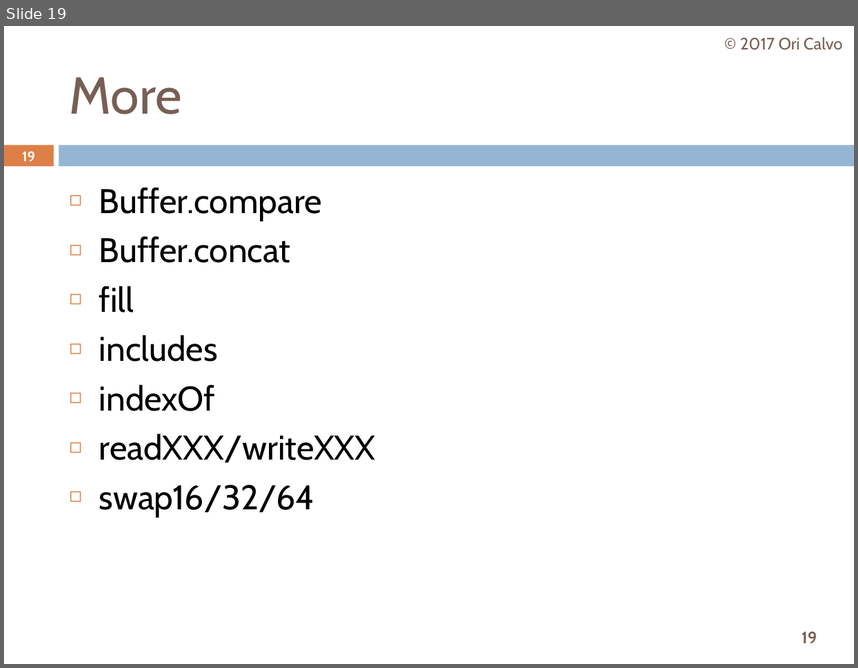
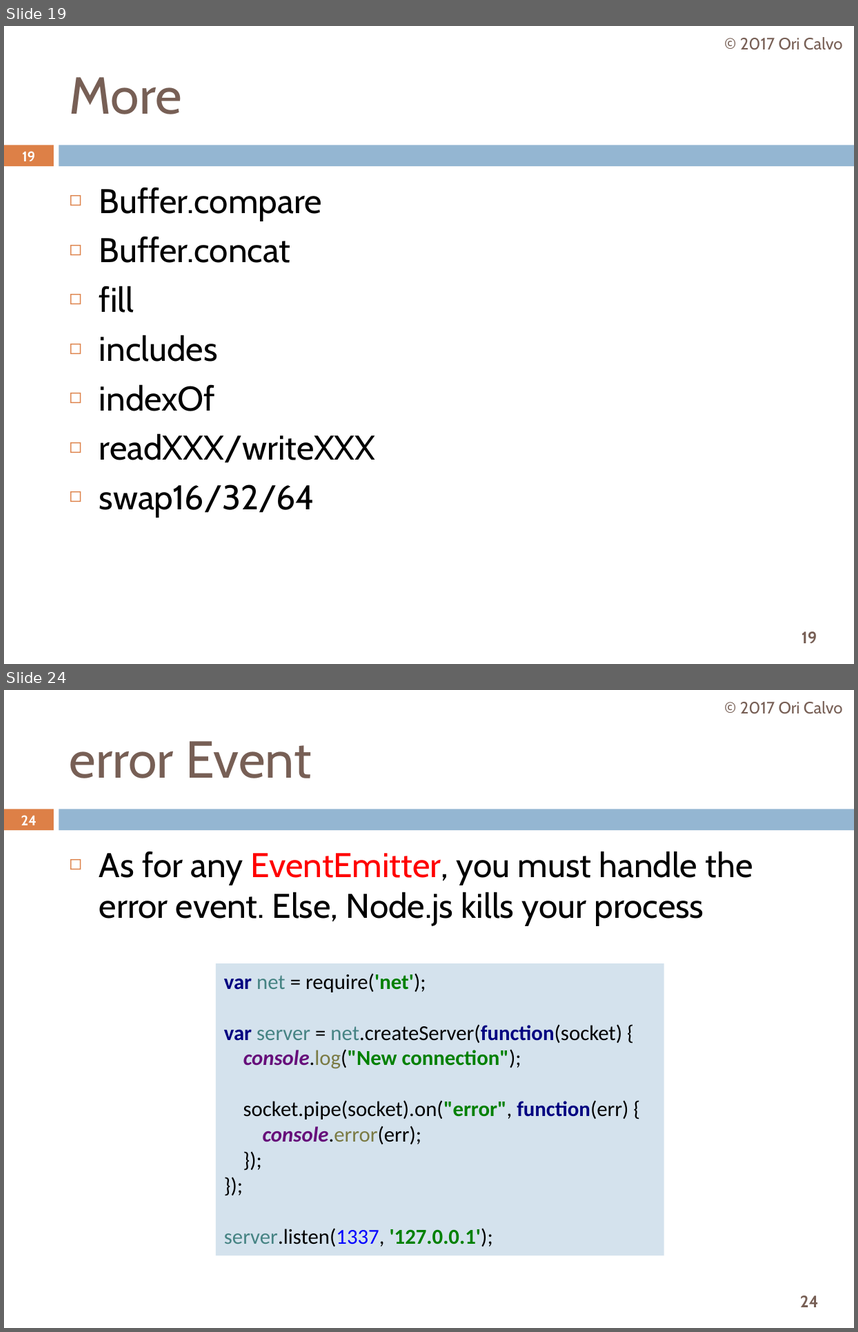
Before and after one commit to oricalvo/course-nodejs, a slide deck: PPTs/05 Core Modules.pptx. Shown one above the other, each under a label of ours: slide 19 before the commit, slides 19 and 24 after it; the slides between them are not shown. The pictures are 858x668 and 858x1332 pixels, drawn with LibreOffice and Linux fonts; fonts in the diff are those of the drawing. Boxes give left, top, right and bottom in pixels: in the first picture for what was removed or moved away, otherwise in the second. Text is boxed around its words. In the diff, an @@ line names an element or a change of style, - is before the commit and + after.

```diff
--- a/PPTs/05 Core Modules.pptx
+++ b/PPTs/05 Core Modules.pptx
@@ slide 24 added at [4, 690, 854, 1328], background #FFFFFF; not listed: 3 template elements that a slide beside it also shows @@
@@ text added at [740, 701, 843, 714], 14 pt, text #775F55 @@
+© 2017 Ori Calvo
@@ title added at [70, 741, 311, 778], 44 pt, text #775F55 @@
+error Event
@@ page number added at [21, 815, 37, 825], 11.9 pt, text #FFFFFF, bold @@
+24
@@ text added at [99, 851, 753, 925], 29 pt, text #000000 @@
+◻ As for any EventEmitter, you must handle the error event. Else, Node.js kills your process
@@ rectangle added at [216, 964, 664, 1255], fill #D4E2ED, 18 pt, text #000000 @@
+var net = require('net');
+var server = net.createServer(function(socket) {
+console.log("New connection");
+socket.pipe(socket).on("error", function(err) {
+console.error(err);
+});
+});
+server.listen(1337, '127.0.0.1');
```
Also in this commit, not shown: 6 slides changed, 11 other slides added, 15 other files.
